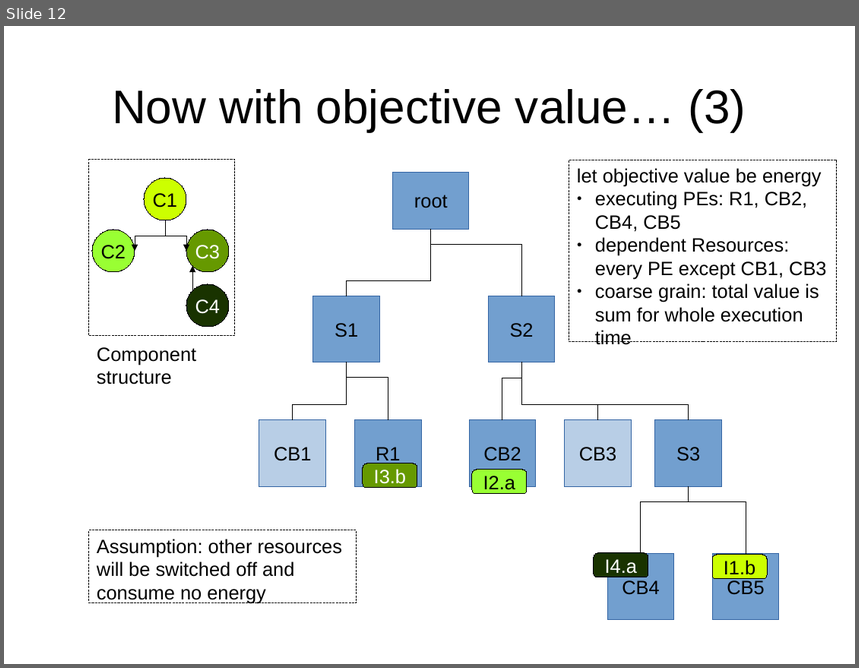
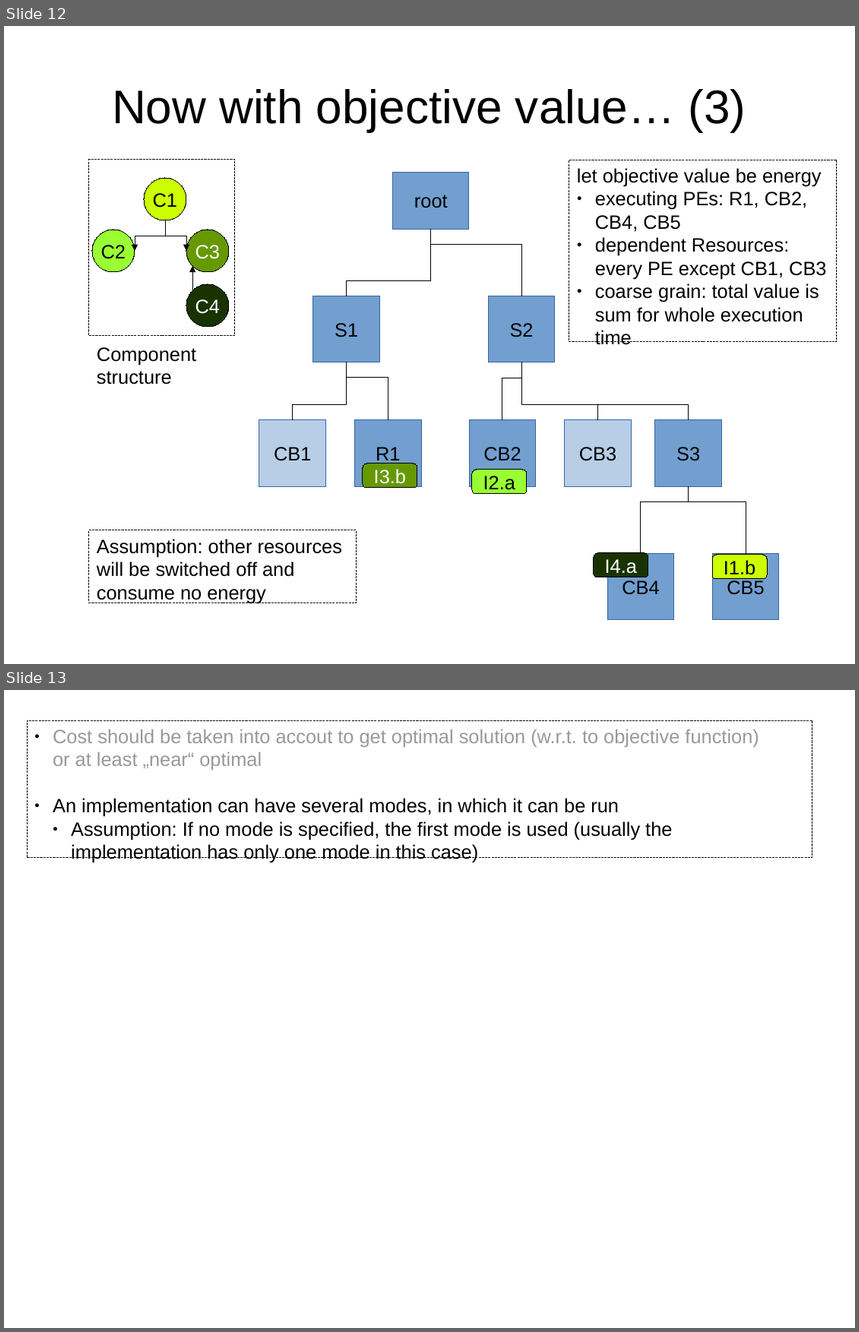
Before and after one commit to rene-schoene/racr-mquat, a slide deck: doc/the-problem.odp. Shown one above the other, each under a label of ours: slide 12 before the commit, slides 12 and 13 after it. The pictures are 859x668 and 859x1332 pixels, drawn with LibreOffice and Linux fonts; fonts in the diff are those of the drawing. Boxes give left, top, right and bottom in pixels: in the first picture for what was removed or moved away, otherwise in the second. Text is boxed around its words. In the diff, an @@ line names an element or a change of style, - is before the commit and + after.

Commit message:
Now with modes.

```diff
--- a/doc/the-problem.odp
+++ b/doc/the-problem.odp
@@ slide 13 added at (x1=4, y1=690, x2=855, y2=1328), background #FFFFFF @@
@@ rectangle added at (x1=27, y1=720, x2=813, y2=858), outline #000000 0 pt, 18 pt, text #000000 @@
+● Cost should be taken into accout to get optimal solution (w.r.t. to objective function)
+  or at least „near“ optimal
+● An implementation can have several modes, in which it can be run
+  ● Assumption: If no mode is specified, the first mode is used (usually the implementation has only one mode in this case)
```
Also in this commit, not shown: 2 slides changed, 3 other slides added.
